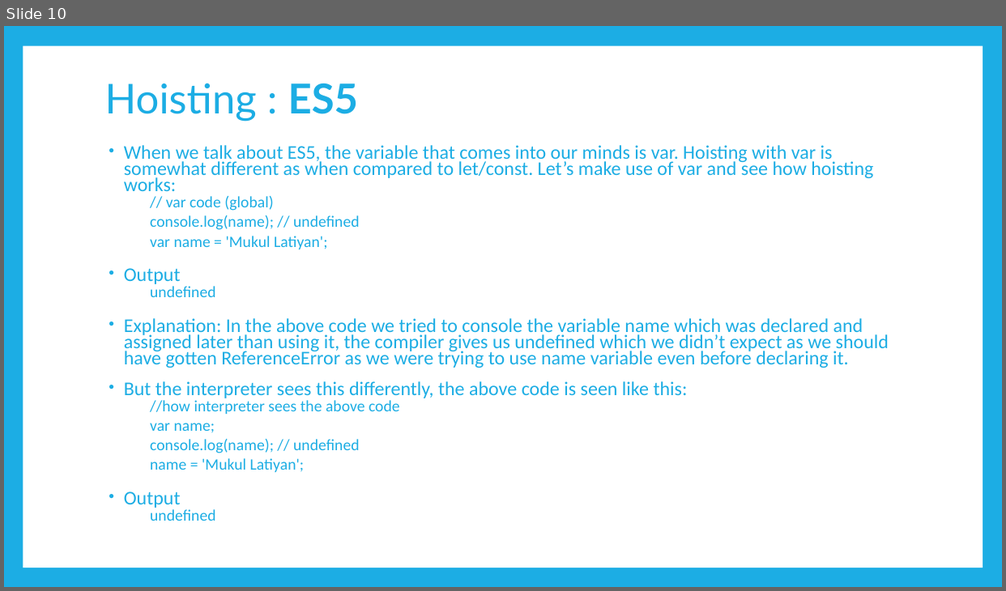
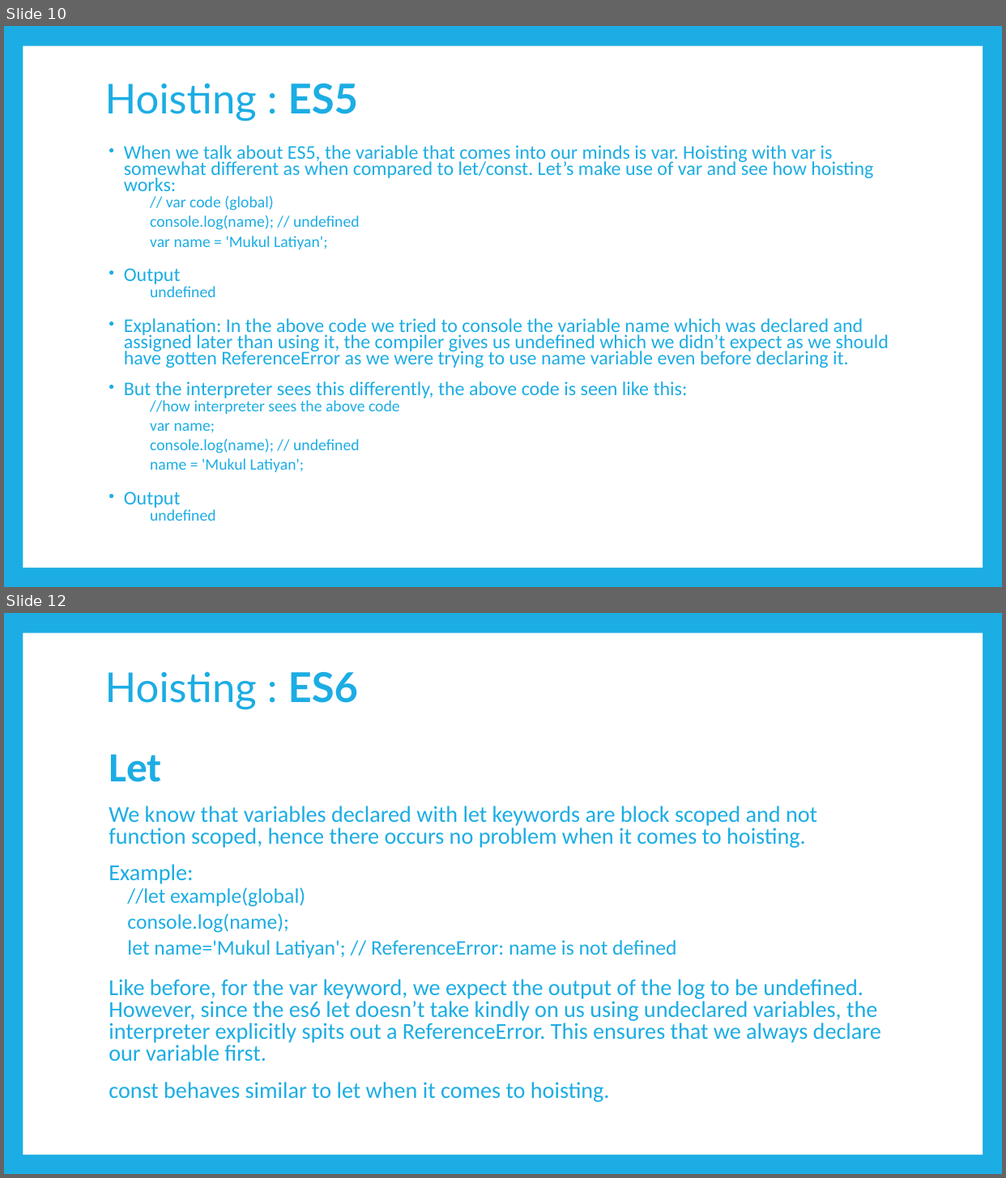
Before and after one commit to PramodJana/JavaScript, a slide deck: GFG JS Course Curriculam/Articles/009 JS Bonus Concept.pptx. Shown one above the other, each under a label of ours: slide 10 before the commit, slides 10 and 12 after it; the slides between them are not shown. The pictures are 1006x591 and 1006x1178 pixels, drawn with LibreOffice and Linux fonts; fonts in the diff are those of the drawing. Boxes give left, top, right and bottom in pixels: in the first picture for what was removed or moved away, otherwise in the second. Text is boxed around its words. In the diff, an @@ line names an element or a change of style, - is before the commit and + after.

```diff
--- a/GFG JS Course Curriculam/Articles/009 JS Bonus Concept.pptx
+++ b/GFG JS Course Curriculam/Articles/009 JS Bonus Concept.pptx
@@ slide 12 added at [4,613,1002,1174], background #1CADE4; not listed: 1 template element that a slide beside it also shows @@
@@ title added at [105,671,359,709], 39.6 pt, text #1CADE4 @@
+Hoisting : ES6
@@ text added at [108,754,881,1102], 22 pt, text #1CADE4 @@
+Let
+We know that variables declared with let keywords are block scoped and not function scoped, hence there occurs no problem when it comes to hoisting.
+Example:
+  //let example(global)
+  console.log(name);
+  let name='Mukul Latiyan'; // ReferenceError: name is not defined
+Like before, for the var keyword, we expect the output of the log to be undefined. However, since the es6 let doesn’t take kindly on us using undeclared variables, the interpreter explicitly spits out a ReferenceError. This ensures that we always declare our variable first.
+const behaves similar to let when it comes to hoisting.
```
Also in this commit, not shown: 3 other slides added, 4 slides removed.
